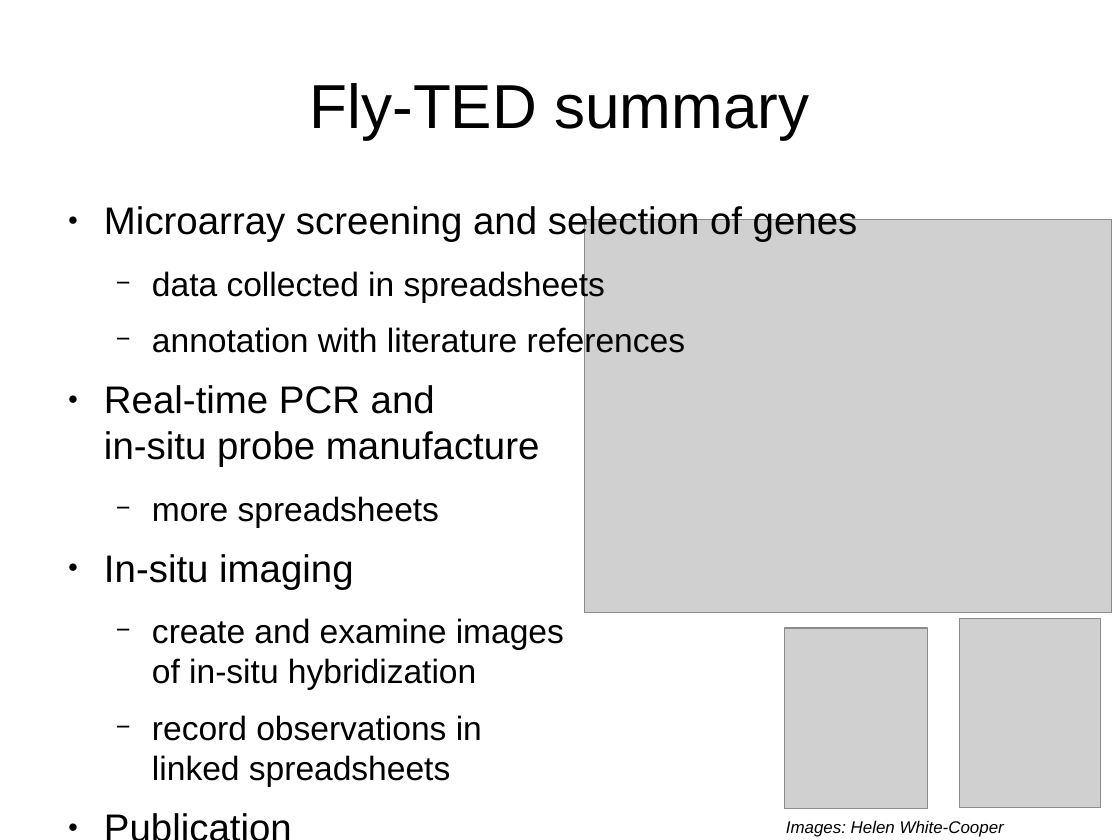
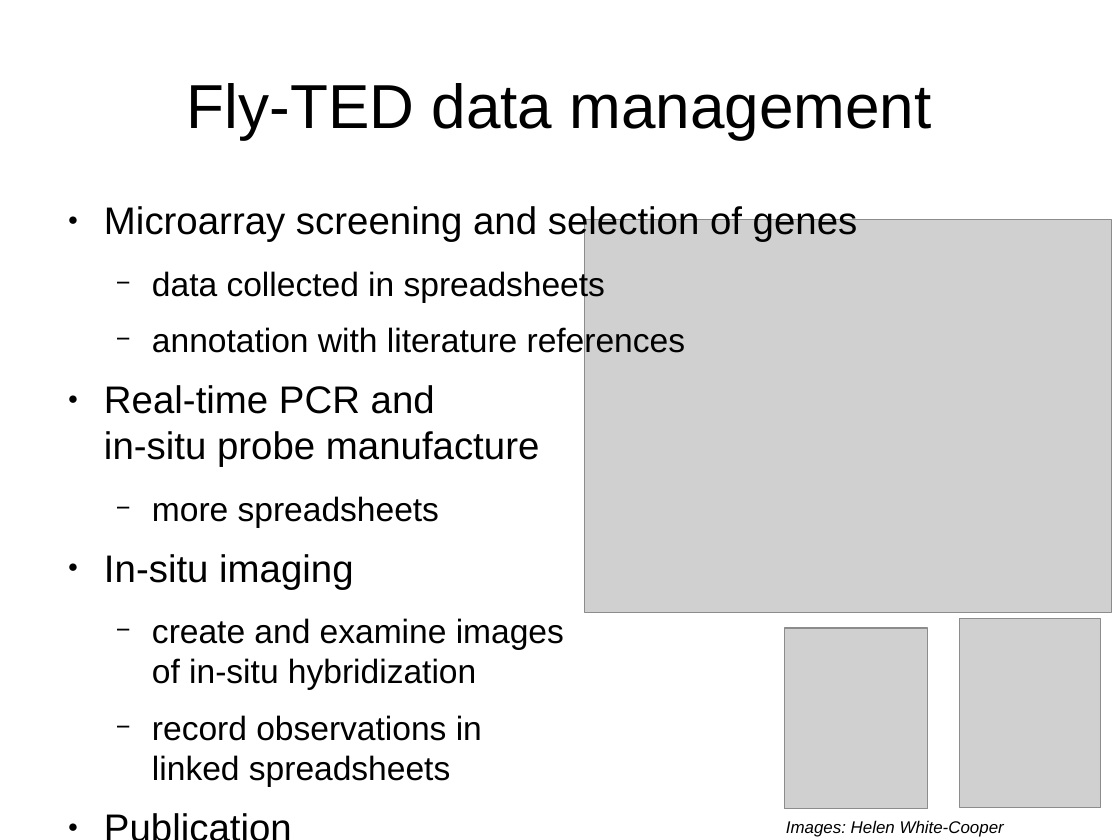
Before and after one commit to gklyne/annalist, a slide deck: slide 4 of presentations/annalist-pitch.odp. Drawn at 1120x840 pixels with LibreOffice and Linux fonts; fonts in the diff are those of the drawing; grey boxes stand for pictures. Boxes give left, top, right and bottom in pixels: in the first picture for what was removed or moved away, otherwise in the second. Text is boxed around its words. In the diff, an @@ line names an element or a change of style, - is before the commit and + after.

```diff
--- a/presentations/annalist-pitch.odp
+++ b/presentations/annalist-pitch.odp
@@ title at [187, 83, 931, 139]: text changed @@
-Fly-TED summary
+Fly-TED data management
```
Also in this commit, not shown: 1 other slide changed, 1 slide added, 1 other file.
